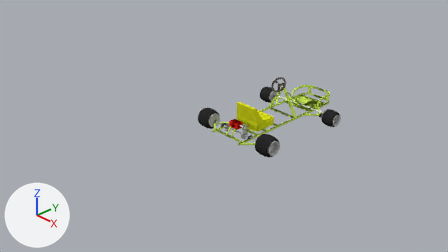
What one commit did to the Blender file goKart/solidWorksGoKartNoBonesDirection.blend.
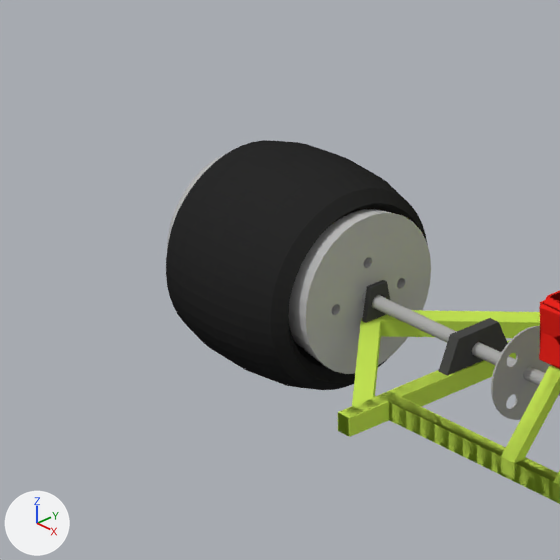
The first picture shows the older version from the file's camera 'Camera'. The close-ups show both versions on the part from 41% to 52% of the width and 38% to 57% of the height of that picture; other places that the commit changed are outside them. The lights are fixed; the arrows at lower left show +X, +Y and +Z.

Objects in the first close-up: 'BrakeDisk', 'Frame', 'RearAxleShackleBracket', 'RearAxleShackleBracket.002', 'electricEngine', 'rearAxis', 'rearLeftWheel', 'rearTire01'.
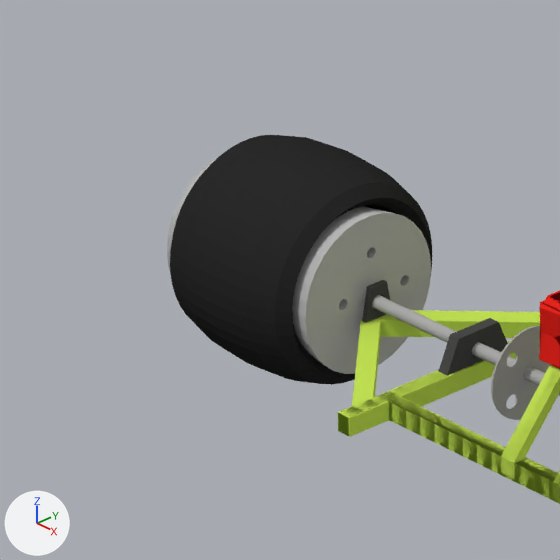
Changed parts and their boxes (x1, y1, x2, y2) in the close-ups (560 x 560 px):
'rearTire01', turned: before (166, 140, 428, 390); after (170, 135, 432, 385)
'rearLeftWheel', turned: before (167, 155, 431, 374); after (167, 159, 431, 374)

Edits to the bpy script that builds the scene:
```text
Change ob_rearleftwheel:
    ob_rearleftwheel.rotation_euler: (0.0, 1.571, 0.0) -> (1.571, 0.0126, 1.571)  # degrees (0, 90, 0) -> degrees (90, 0.7, 90)
```
